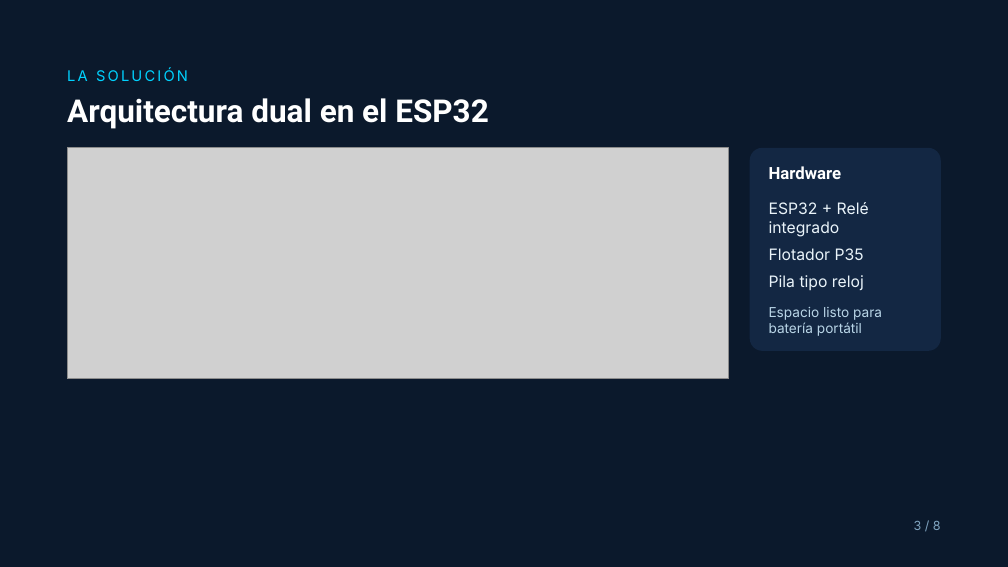
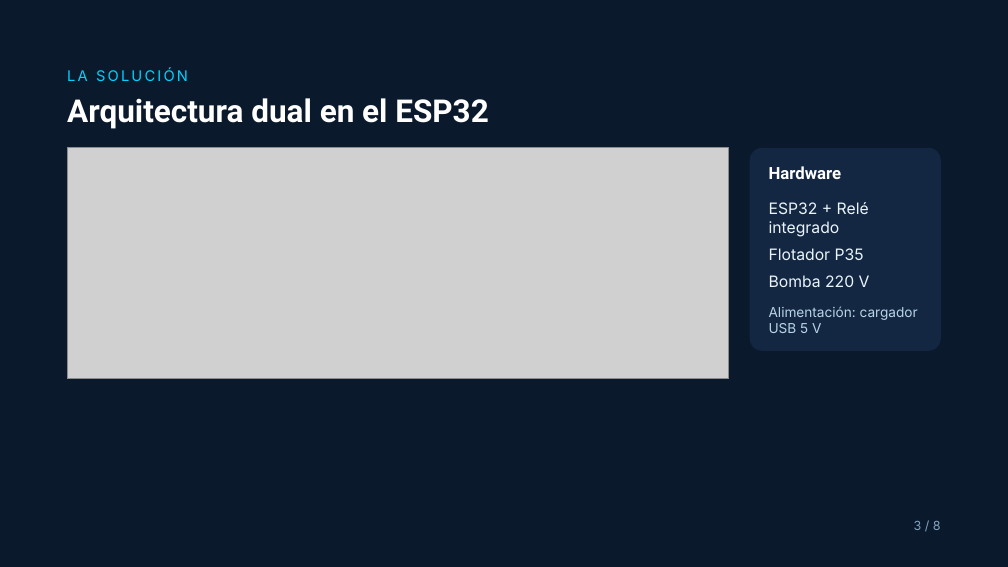
Before and after one commit to mcandela123/esp32-railway-estanque, a slide deck: slide 3 of documentacion/presentacion/presentacion_estanque.pptx. Drawn at 1008x567 pixels with LibreOffice and Linux fonts; fonts in the diff are those of the drawing; grey boxes stand for pictures. Boxes give left, top, right and bottom in pixels: in the first picture for what was removed or moved away, otherwise in the second. Text is boxed around its words. In the diff, an @@ line names an element or a change of style, - is before the commit and + after.

```diff
--- a/documentacion/presentacion/presentacion_estanque.pptx
+++ b/documentacion/presentacion/presentacion_estanque.pptx
@@ text at box(769, 275, 870, 287): text changed @@
-Pila tipo reloj
+Bomba 220 V
@@ text at box(769, 306, 918, 333): text changed @@
-Espacio listo para batería portátil
+Alimentación: cargador USB 5 V
```
Also in this commit, not shown: 4 other slides changed, 1 other file.
